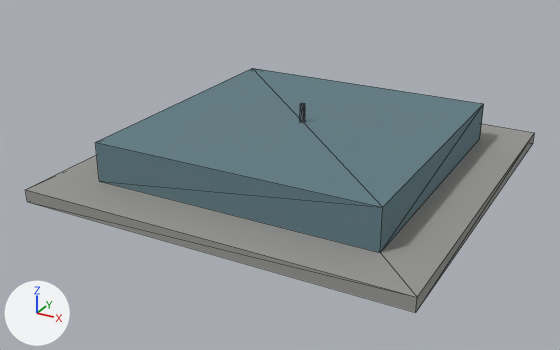
The glTF model assets/models/buildings/tw_glass_24_crown_lod1.glb as it was, and as the next commit left it.
Rendered twice from a camera (50 mm lens) standing at (20.9, -41.0, 19.8) and looking at (-0.6, -1.9, 0.3). Arrows for +X, +Y and +Z are at lower left; the lights stay in place. The picture after the commit comes second. Mesh edges are drawn as thin lines. Vertices at exactly the same position are counted once.

The older version as bpy lines, for what is in view:
```python
me_tw_glass_24_crown_lod1 = bpy.data.meshes.new('tw_glass_24_crown_lod1')
me_tw_glass_24_crown_lod1.from_pydata(...)  # a box spanning x -0.1..0.1, y -0.1..0.1, z 3.3..4.5, material slot 0; a box spanning x -9.0..9.0, y -9.0..9.0, z 0.8..3.3, material slot 1; a box spanning x -12.0..12.0, y -12.0..12.0, z 0.0..0.8, material slot 2
me_tw_glass_24_crown_lod1.materials.append(mat_palette)  # picture img_palette
me_tw_glass_24_crown_lod1.materials.append(mat_palette_b)  # picture img_palette_b
me_tw_glass_24_crown_lod1.materials.append(mat_palette_c)  # picture img_palette_c
ob_tw_glass_24_crown_lod1 = bpy.data.objects.new('tw_glass_24_crown_lod1', me_tw_glass_24_crown_lod1)
ob_tw_glass_24_crown_lod1.location = (0.0, 0.0, 0.0)
```
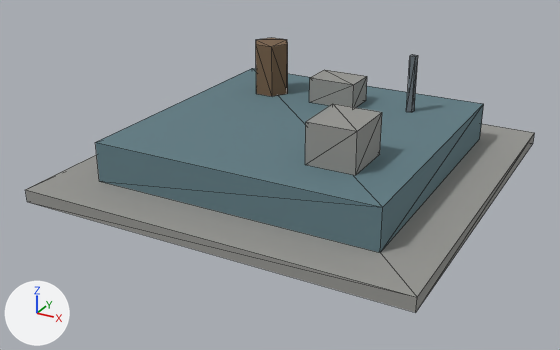
The change, as a list of edits to the scene's bpy script:
```text
Change me_tw_glass_24_crown_lod1:
    used by ob_tw_glass_24_crown_lod1; location = (0.0, 0.0, 0.0)
    remove me_tw_glass_24_crown_lod1.from_pydata(...)  # 24 vertices, 36 faces; spans x -12.0..12.0, y -12.0..12.0, z 0.0..4.5
    add me_tw_glass_24_crown_lod1.from_pydata(...)  # 52 vertices, 80 faces; spans x -12.0..12.0, y -12.0..12.0, z 0.0..7.0
    me_tw_glass_24_crown_lod1 part 1: a new loose piece, a 6-sided cylinder along z spanning x -6.1..-3.5, y 3.5..5.7, z 3.3..6.8, in mat_palette (picture img_palette)
    me_tw_glass_24_crown_lod1 part 2: a new loose piece, a box spanning x 5.0..5.4, y 5.0..5.4, z 3.3..7.0, in mat_palette (picture img_palette)
    me_tw_glass_24_crown_lod1 part 3: a new loose piece, a box spanning x 3.3..6.3, y -6.1..-2.7, z 3.3..5.8, in mat_palette_c (picture img_palette_c)
    me_tw_glass_24_crown_lod1 part 4: a new loose piece, a box spanning x -1.4..1.8, y 3.7..5.9, z 3.3..5.0, in mat_palette_c (picture img_palette_c)
    me_tw_glass_24_crown_lod1 part 5: the loose piece of 8 vertices spanning x -0.1..0.1, y -0.1..0.1, z 3.3..4.5 is deleted
```

Changed parts and their boxes (x1, y1, x2, y2) in the pictures (560 x 350 px):
'tw_glass_24_crown_lod1', reshaped (12% taller): before (25, 68, 534, 312); after (25, 38, 534, 312)
part 1 of me_tw_glass_24_crown_lod1, added (brown): after (256, 38, 288, 97)
part 2 of me_tw_glass_24_crown_lod1, added: after (406, 55, 418, 112)
part 3 of me_tw_glass_24_crown_lod1, added: after (305, 104, 382, 175)
part 4 of me_tw_glass_24_crown_lod1, added: after (309, 70, 367, 108)
part 5 of me_tw_glass_24_crown_lod1, deleted: before (300, 103, 305, 123)
